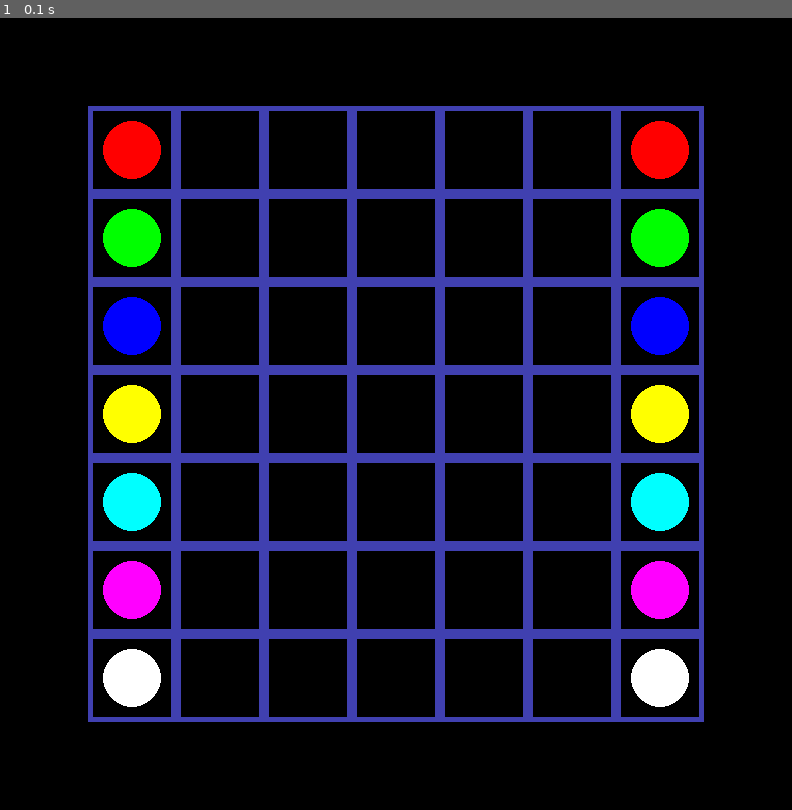
Above: before the commit, frame 1.
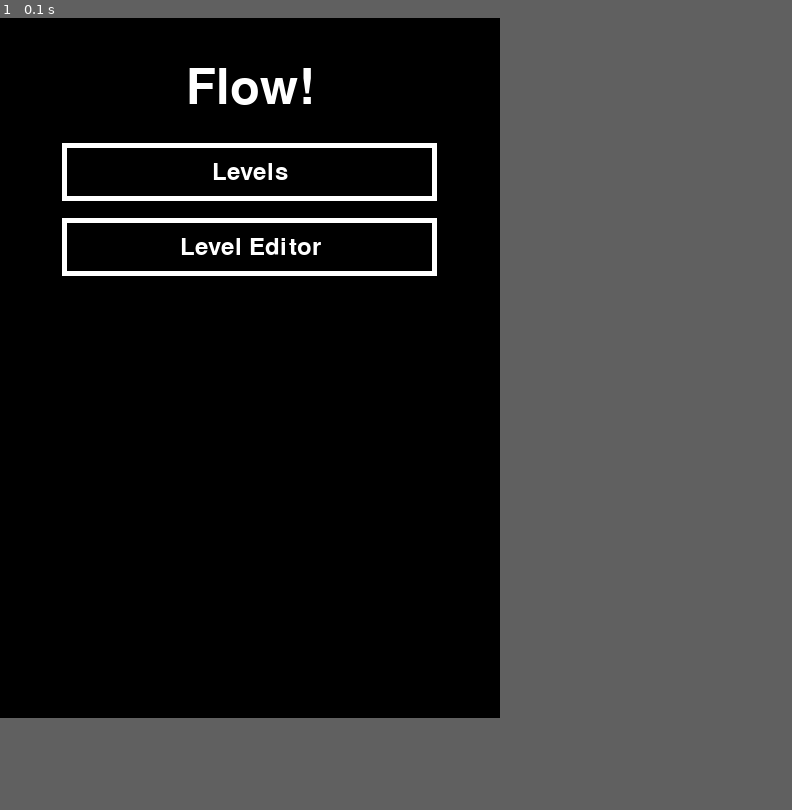
Above: after the commit, the same moment.

Repository: edvinalestig/flow-pygame
Game: pygame game, started from main.py
The game is run twice, just before and just after one commit, with the same random seed, the same clock (stepped at 60 frames per second) and the same inputs.
Inputs:
- Up to frame 1 (0.1 s): no input
In our replay, the window is 792x792 before the commit and 500x700 after it. These sizes can differ from the game's own. Grey fills any space a smaller window leaves; there, only what the larger window draws over its background counts as a difference.

The runs differ from the first frame. In frame 1, 20% of the frame differs, in the area x 7-89%, y 6-89%.

Commit message:
Added a WIP main menu (no functionality)

Diff:
--- a/main.py
+++ b/main.py
@@ -1,5 +1,5 @@
 import pygame, sys, json, copy, math
-import levels, mouseManager, graphicsManager, winChecker
+import levels, mouseManager, graphicsManager, winChecker, menu
 
 
 class Game():
--- /dev/null
+++ b/menu.py
@@ -0,0 +1,74 @@
+import pygame, sys, math
+
+class Menu():
+    def __init__(self):
+        pygame.init()
+        self.drawMainMenu()
+
+
+    def drawMainMenu(self):
+        self.screenSize = (500, 700)
+
+        screen = pygame.display
+        screen.set_caption("Main Menu")
+        self.screen = screen.set_mode(self.screenSize)
+
+        # Print the title
+        font = pygame.font.SysFont("framd.ttf", 72)
+        textSurface = font.render("Flow!", True, (255,255,255))
+        size = font.size("Flow!")
+
+        x =  math.floor(self.screenSize[0]/2 - size[0]/2 + 0.5)
+        y = math.floor(self.screenSize[1]/15)
+
+        self.screen.blit(textSurface, (x, y))
+        # End of print title
+
+        # Draw buttons
+        self.createMainMenuButton("Levels", 125)
+        self.createMainMenuButton("Level Editor", 200)
+
+
+
+    def createMainMenuButton(self, text, ypos):
+        boxSize = (math.floor(self.screenSize[0]*0.75), math.floor(self.screenSize[1]/12))
+        boxX = math.floor((self.screenSize[0] - boxSize[0]) / 2)
+        levelBox = pygame.Rect((boxX, ypos), boxSize)
+        pygame.draw.rect(self.screen, (0,0,0), levelBox)
+        pygame.draw.rect(self.screen, (255, 255, 255), levelBox, 5)
+
+        font = pygame.font.SysFont("framd.ttf", 36)
+        textSurface = font.render(text, True, (255, 255, 255))
+        size = font.size(text)
+
+        x =  math.floor(self.screenSize[0]/2 - size[0]/2 + 0.5)
+        y = ypos + math.floor((boxSize[1]/2 + 0.5) - size[1]/2)
+        self.screen.blit(textSurface, (x,y))
+
+        return levelBox
+
+
+
+class EventManager():
+    def __init__(self):
+        pass
+
+    def processEvent(self, event):
+        pass
+
+
+
+menu = Menu()
+eventman = EventManager()
+
+while True:
+    for event in pygame.event.get():
+        if event.type == pygame.QUIT:
+            print("Exiting..")
+            sys.exit()
+
+        # Send event to the event manager.
+        eventman.processEvent(event)
+
+    # Update the screen.
+    pygame.display.flip()
